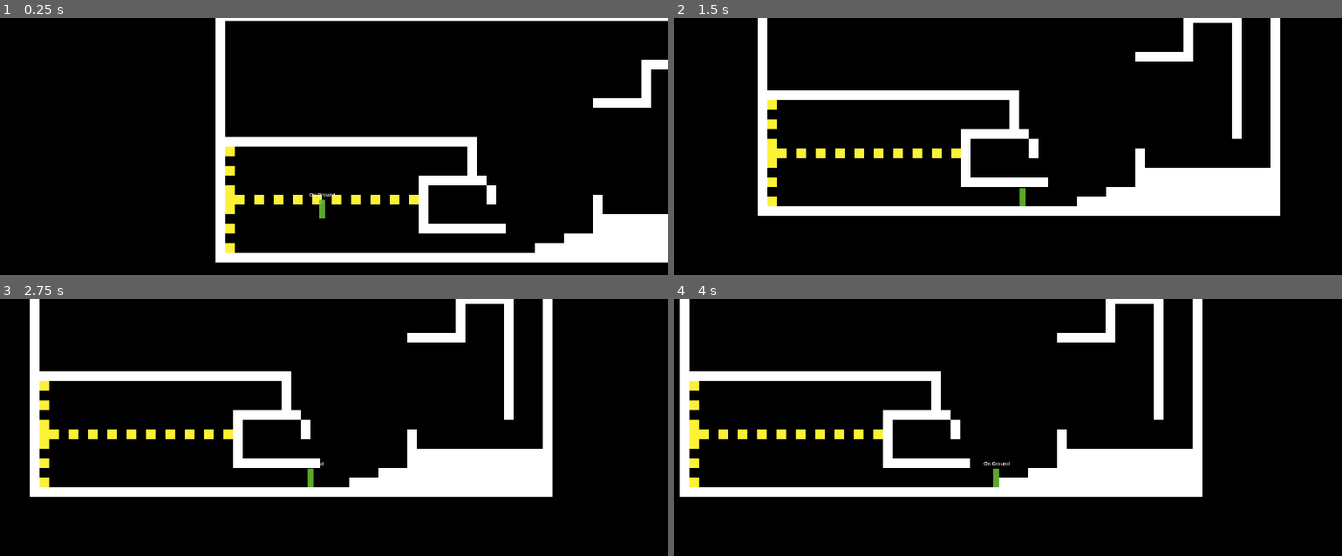
Above: before the commit, frames 1-4 (two rows, left to right).
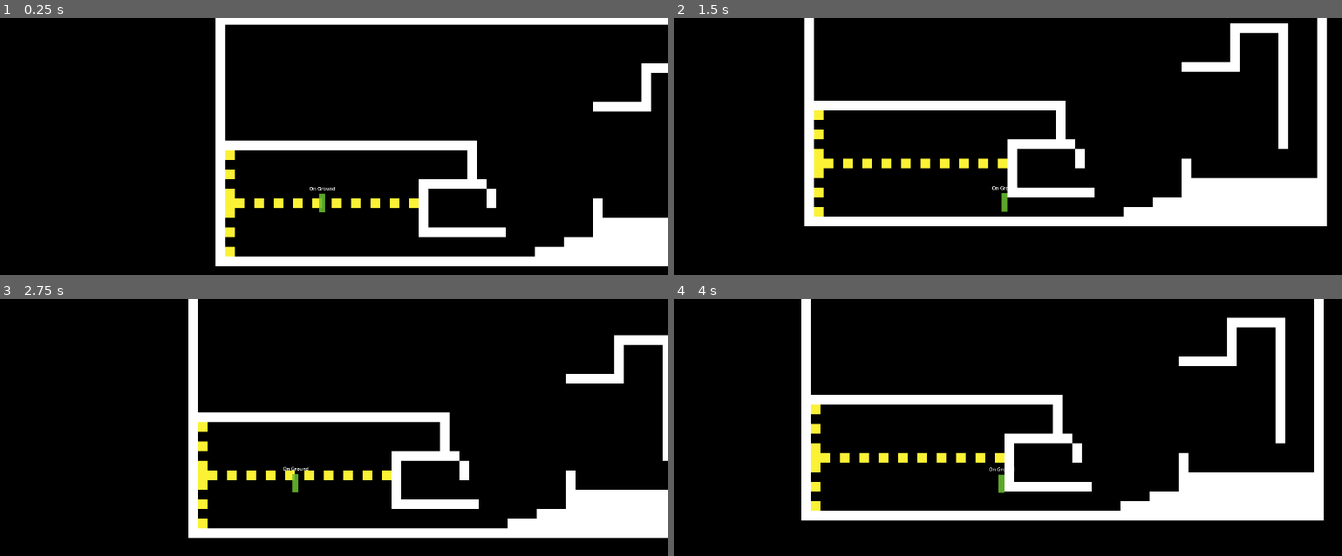
Above: after the commit, the same moments.

Repository: Acb1212/MetroidVaniaGame
Game: Godot game, scene res://game.tscn
The game is run twice, just before and just after one commit, with the same random seed, the same clock (stepped at 60 frames per second) and the same inputs.
Inputs:
- Up to frame 1 (0.25 s): no input
- Up to frame 2 (1.5 s): tap Enter (ui_accept) at 0.5, 0.6 s; hold Right (ui_right) from 0.53 s (still down); tap Space (player_jump, bound only after the commit) at 0.77, 1.07 s; tap Shift (player_dash, bound only after the commit) at 0.8, 1.35 s
- Up to frame 3 (2.75 s): tap Space (player_jump, bound only after the commit) at 1.52, 1.55, 1.82 s; release Right (ui_right) at 2.03 s; hold Left (ui_left) from 2.03 s (still down); hold Space (player_jump, bound only after the commit) from 2.03 s (still down); tap Enter (ui_accept) at 2.3 s
- Up to frame 4 (4 s): release Left (ui_left) at 2.78 s; release Space (player_jump, bound only after the commit) at 2.78 s; hold Right (ui_right) from 2.78 s (still down); tap Enter (ui_accept) at 2.85 s; tap Space (player_jump, bound only after the commit) at 3.02, 3.32 s; tap Shift (player_dash, bound only after the commit) at 3.05, 3.6 s; hold Space (player_jump, bound only after the commit) from 3.53 s (still down)

The runs differ from the first frame. In frame 1, 6.5% of the frame differs, in the area x 32-100%, y 1-97%; in frame 2, 22%; in frame 3, 25%; in frame 4, 26%, in the area x 0-98%, y 0-87%.

Commit message:
Player Movement Changes
Changed Control Scheme, finished dash, added primitive wall climb/jump

Diff:
--- a/Objects/playerObject/player.gd
+++ b/Objects/playerObject/player.gd
@@ -5,6 +5,11 @@
 var DIRECTION           # Player's Directional Input
 var FACING = 1          # Player's last directional Input
 
+@onready var playerSprite = $Sprite2D
+
 func _physics_process(delta):
+	DIRECTION = Input.get_axis("ui_left", "ui_right")
+	if DIRECTION:
+		FACING = sign(DIRECTION)
 	# Apply Velocity to player.
 	move_and_slide()
--- a/Objects/playerObject/player.tscn
+++ b/Objects/playerObject/player.tscn
@@ -5,7 +5,7 @@
 [ext_resource type="Script" path="res://Resources/templateObjects/stateMachine/stateMachine.gd" id="3_xcjq2"]
 [ext_resource type="Script" path="res://Objects/playerObject/playerStates/playerMoveState.gd" id="4_dn36a"]
 [ext_resource type="Script" path="res://Objects/playerObject/playerStates/playerDodgeState.gd" id="5_e4krt"]
-[ext_resource type="Script" path="res://Objects/playerObject/playerStates/playerWallJumpState.gd" id="6_sqd74"]
+[ext_resource type="Script" path="res://Objects/playerObject/playerWallSlideState.gd" id="6_wqlcr"]
 
 [sub_resource type="RectangleShape2D" id="RectangleShape2D_ahqda"]
 size = Vector2(20, 61)
@@ -39,9 +39,10 @@
 
 [node name="playerMoveState" type="Node2D" parent="stateMachineClass"]
 script = ExtResource("4_dn36a")
+move_distance = 8.0
 
 [node name="playerDodgeState" type="Node2D" parent="stateMachineClass"]
 script = ExtResource("5_e4krt")
 
-[node name="playerWallJumpState" type="Node2D" parent="stateMachineClass"]
-script = ExtResource("6_sqd74")
+[node name="playerWallSlideState" type="Node2D" parent="stateMachineClass"]
+script = ExtResource("6_wqlcr")
--- a/Objects/playerObject/playerStates/playerMoveState.gd
+++ b/Objects/playerObject/playerStates/playerMoveState.gd
@@ -11,8 +11,9 @@
 @export_group("Jump Variables")
 @export var jump_height: float = 4.0
 @export_subgroup("Jump Timers")
-@export var peakTime: float = 0.4
-@export var fallTime: float = 0.35
+@export var peakTime: float = 0.5
+@export var floatTime: float = 0.2
+@export var fallTime: float = 0.5
 @export_subgroup("Coyote Time & Jump Buffer Timer")
 @export var jumpEaseTime: float = 0.1
 @export var jumpBufferTime: float = 0.1
@@ -28,6 +29,9 @@
 var JUMP_VELOCITY
 var RISING_GRAVITY
 var FALLING_GRAVITY
+var AIR_RESISTANCE
+var SLIP_VELOCITY
+var SLIDE_VELOCITY
 
 var canJump = true;
 var jumpBuffer = false;
@@ -38,6 +42,7 @@
 	MAX_VELOCITY = (2 * move_distance * player.tileSize)   # player's Max Speed after Acceleration.
 	ACCELERATION = (MAX_VELOCITY)/(accelerate_time)        # player's Acceleration while pressing move-key.
 	FRICTION     = (MAX_VELOCITY)/(deccelerate_time)       # player's Friction while not pressing move-key.
+	AIR_RESISTANCE = (MAX_VELOCITY)/2.0
 
 	JUMP_VELOCITY   = (-2.0 * jump_height * player.tileSize) / (peakTime)
 	RISING_GRAVITY  = ( 2.0 * jump_height * player.tileSize) / (peakTime * peakTime)
@@ -45,19 +50,18 @@
 
 func updatePhysics(delta):
 
-	player.DIRECTION = Input.get_axis("ui_left", "ui_right")
-	if player.DIRECTION:
-		player.FACING = sign(player.DIRECTION)
+
 
 	getGravity(delta)
 	playerMovement(delta)
 	playerJump(delta)
 
-	if Input.is_action_just_pressed("ui_accept") and player.is_on_floor():
+
+	if Input.is_action_just_pressed("player_dash") and player.is_on_floor():
 		Transitioned.emit(self, "playerDodgeState")
 
-	if player.is_on_wall_only():
-		Transitioned.emit(self, "playerWallJumpState")
+	if player.is_on_wall() and player.DIRECTION:
+		Transitioned.emit(self, "playerWallSlideState")
 
 func getGravity(delta):
 	var grav = RISING_GRAVITY if player.velocity.y < 0.0 else FALLING_GRAVITY
@@ -67,7 +71,10 @@
 	if player.DIRECTION != 0:
 		player.velocity.x = lerp(player.velocity.x, player.DIRECTION * MAX_VELOCITY, ACCELERATION * delta * delta)
 	else:
-		player.velocity.x = lerp(player.velocity.x, 0.0, FRICTION * delta * delta)
+		if player.is_on_floor():
+			player.velocity.x = lerp(player.velocity.x, 0.0, FRICTION * delta * delta)
+		else:
+			player.velocity.x = lerp(player.velocity.x, 0.0, AIR_RESISTANCE * delta * delta)
 
 func playerJump(delta):
 	if player.is_on_floor():
@@ -80,7 +87,7 @@
 		if canJump:
 			get_tree().create_timer(jumpEaseTime).timeout.connect(jumpEaseTimeout)
 
-	if Input.is_action_just_pressed("ui_up"):
+	if Input.is_action_just_pressed("player_jump"):
 		if canJump:
 			player.velocity.y = JUMP_VELOCITY
 			canJump = false
@@ -88,10 +95,10 @@
 			jumpBuffer = true
 			get_tree().create_timer(jumpBufferTime).timeout.connect(jumpBufferTimeout)
 
-	if Input.is_action_pressed("ui_up"):
+	if Input.is_action_pressed("player_jump"):
 		jumpCounter += 1
 
-	if Input.is_action_just_released("ui_up"):
+	if Input.is_action_just_released("player_jump"):
 		jumpCounter = 0;
 		if (jumpCounter <= 24) and (jumpCounter >= 12):
 			player.velocity.y *= jumpCounter/24
--- a/Objects/playerObject/playerStates/playerWallJumpState.gd
+++ /dev/null
@@ -1,58 +0,0 @@
-extends stateClass
-
-@export var jump_height: float = 1.0
-@export var jump_distance: float = 8.0
-@export var peakTime: float = 0.4
-@export var fallTime: float = 0.35
-@export var controlTime: float = .2
-
-@export var slip_height: float = 4.0
-@export var slide_height: float = 4.0
-@export var slipTime: float = 2
-
-var V_JUMP_SPEED
-var H_JUMP_SPEED
-var RISING_GRAVITY
-var FALLING_GRAVITY
-
-var SLIP_SPEED
-var SLIDE_SPEED
-
-func enterState():
-	player = stateMachine.stateMachineOwner
-	player.FACING *= -1
-	player.velocity.y = 0
-	V_JUMP_SPEED = (-2 * jump_height * player.tileSize)/(peakTime)
-	H_JUMP_SPEED = (2 * jump_distance * player.tileSize)/(peakTime + fallTime)
-
-	RISING_GRAVITY = ( 2.0 * jump_height * player.tileSize) / (peakTime * peakTime)
-	FALLING_GRAVITY = ( 2.0 * jump_height * player.tileSize) / (fallTime * fallTime)
-
-	SLIP_SPEED = ( 2.0 * slip_height * player.tileSize)  / (slipTime )
-	SLIDE_SPEED = ( 2.0 * slide_height * player.tileSize) / (slipTime/10 )
-
-func updatePhysics(delta):
-	if Input.is_action_just_pressed("ui_accept"):
-		playerJump(delta)
-
-	if Input.is_action_pressed("ui_down"):
-		playerSlide(delta)
-	else:
-		playerSlip(delta)
-
-	if player.is_on_floor():
-		Transitioned.emit(self, "playerMoveState")
-
-func playerSlip(delta):
-	player.velocity.y += SLIP_SPEED * delta
-
-func playerJump(delta):
-	player.velocity.y = V_JUMP_SPEED
-	player.velocity.x = H_JUMP_SPEED * player.FACING
-	get_tree().create_timer(controlTime).timeout.connect(controlTimeout)
-
-func playerSlide(delta):
-	player.velocity.y += SLIDE_SPEED * delta
-
-func controlTimeout():
-	Transitioned.emit(self, "playerMoveState")
--- /dev/null
+++ b/Objects/playerObject/playerWallSlideState.gd
@@ -0,0 +1,49 @@
+extends stateClass
+
+@export_group("Wall Slide Variables")
+@export var slipDist: float = 8.0
+@export var slideDist: float = 30.0
+@export var slipTime: float = 2
+
+@export_group("Wall Jump Variables")
+@export var jumpHeight: float = 0.75
+@export var jumpDist: float = 1
+@export var controlTime: float = .1
+
+var SLIP_VELOCITY
+var SLIDE_VELOCITY
+var JUMP_VELOCITY
+var MOVE_VELOCITY
+
+func enterState():
+	player = stateMachine.stateMachineOwner
+	SLIP_VELOCITY = (slipDist * player.tileSize)/slipTime
+	SLIDE_VELOCITY = (slideDist * player.tileSize)/slipTime
+	JUMP_VELOCITY = (-jumpDist * player.tileSize)/controlTime
+	MOVE_VELOCITY = (jumpDist * player.tileSize)/controlTime
+
+func updatePhysics(delta):
+	playerWallSlide(delta)
+	playerWallJump(delta)
+
+	if player.is_on_floor():
+		Transitioned.emit(self, "playerMoveState")
+
+func playerWallSlide(delta):
+	print(str(player.get_wall_normal().x) + " : " + str(player.DIRECTION) )
+	if player.is_on_wall():
+		player.velocity.y = SLIP_VELOCITY
+		if Input.is_action_pressed("player_down"):
+			player.velocity.y = SLIDE_VELOCITY
+	if player.get_wall_normal().x == player.DIRECTION and player.is_on_wall():
+		Transitioned.emit(self, "playerMoveState")
+
+func playerWallJump(delta):
+	if Input.is_action_just_pressed("player_jump"):
+		player.velocity.x = MOVE_VELOCITY * player.get_wall_normal().x
+		player.velocity.y = JUMP_VELOCITY
+		player.DIRECTION *= -1
+		get_tree().create_timer(controlTime).timeout.connect(jumpTimeout)
+
+func jumpTimeout():
+	Transitioned.emit(self, "playerMoveState")
--- a/project.godot
+++ b/project.godot
@@ -48,6 +48,40 @@
 , Object(InputEventKey,"resource_local_to_scene":false,"resource_name":"","device":-1,"window_id":0,"alt_pressed":false,"shift_pressed":false,"ctrl_pressed":false,"meta_pressed":false,"pressed":false,"keycode":0,"physical_keycode":83,"key_label":0,"unicode":115,"echo":false,"script":null)
 ]
 }
+player_left={
+"deadzone": 0.5,
+"events": [Object(InputEventKey,"resource_local_to_scene":false,"resource_name":"","device":-1,"window_id":0,"alt_pressed":false,"shift_pressed":false,"ctrl_pressed":false,"meta_pressed":false,"pressed":false,"keycode":0,"physical_keycode":4194319,"key_label":0,"unicode":0,"echo":false,"script":null)
+, Object(InputEventKey,"resource_local_to_scene":false,"resource_name":"","device":-1,"window_id":0,"alt_pressed":false,"shift_pressed":false,"ctrl_pressed":false,"meta_pressed":false,"pressed":false,"keycode":0,"physical_keycode":65,"key_label":0,"unicode":97,"echo":false,"script":null)
+]
+}
+player_right={
+"deadzone": 0.5,
+"events": [Object(InputEventKey,"resource_local_to_scene":false,"resource_name":"","device":-1,"window_id":0,"alt_pressed":false,"shift_pressed":false,"ctrl_pressed":false,"meta_pressed":false,"pressed":false,"keycode":0,"physical_keycode":68,"key_label":0,"unicode":100,"echo":false,"script":null)
+, Object(InputEventKey,"resource_local_to_scene":false,"resource_name":"","device":-1,"window_id":0,"alt_pressed":false,"shift_pressed":false,"ctrl_pressed":false,"meta_pressed":false,"pressed":false,"keycode":0,"physical_keycode":4194321,"key_label":0,"unicode":0,"echo":false,"script":null)
+]
+}
+player_down={
+"deadzone": 0.5,
+"events": [Object(InputEventKey,"resource_local_to_scene":false,"resource_name":"","device":-1,"window_id":0,"alt_pressed":false,"shift_pressed":false,"ctrl_pressed":false,"meta_pressed":false,"pressed":false,"keycode":0,"physical_keycode":4194309,"key_label":0,"unicode":0,"echo":false,"script":null)
+, Object(InputEventKey,"resource_local_to_scene":false,"resource_name":"","device":-1,"window_id":0,"alt_pressed":false,"shift_pressed":false,"ctrl_pressed":false,"meta_pressed":false,"pressed":false,"keycode":0,"physical_keycode":4194322,"key_label":0,"unicode":0,"echo":false,"script":null)
+]
+}
+player_dash={
+"deadzone": 0.5,
+"events": [Object(InputEventKey,"resource_local_to_scene":false,"resource_name":"","device":-1,"window_id":0,"alt_pressed":false,"shift_pressed":false,"ctrl_pressed":false,"meta_pressed":false,"pressed":false,"keycode":0,"physical_keycode":4194325,"key_label":0,"unicode":0,"echo":false,"script":null)
+]
+}
+player_jump={
+"deadzone": 0.5,
+"events": [Object(InputEventKey,"resource_local_to_scene":false,"resource_name":"","device":-1,"window_id":0,"alt_pressed":false,"shift_pressed":false,"ctrl_pressed":false,"meta_pressed":false,"pressed":false,"keycode":0,"physical_keycode":32,"key_label":0,"unicode":32,"echo":false,"script":null)
+]
+}
+player_interact={
+"deadzone": 0.5,
+"events": [Object(InputEventKey,"resource_local_to_scene":false,"resource_name":"","device":-1,"window_id":0,"alt_pressed":false,"shift_pressed":false,"ctrl_pressed":false,"meta_pressed":false,"pressed":false,"keycode":0,"physical_keycode":87,"key_label":0,"unicode":119,"echo":false,"script":null)
+, Object(InputEventKey,"resource_local_to_scene":false,"resource_name":"","device":-1,"window_id":0,"alt_pressed":false,"shift_pressed":false,"ctrl_pressed":false,"meta_pressed":false,"pressed":false,"keycode":0,"physical_keycode":4194320,"key_label":0,"unicode":0,"echo":false,"script":null)
+]
+}
 
 [rendering]
 
